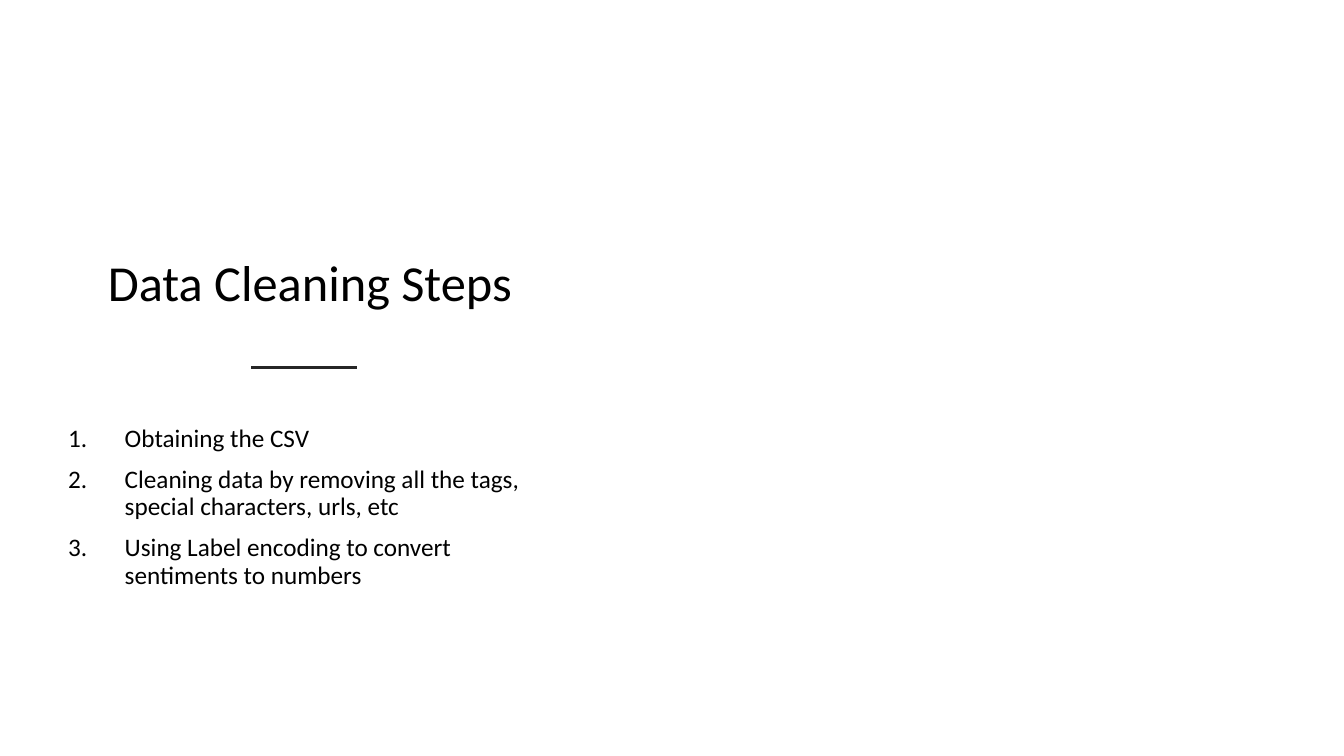
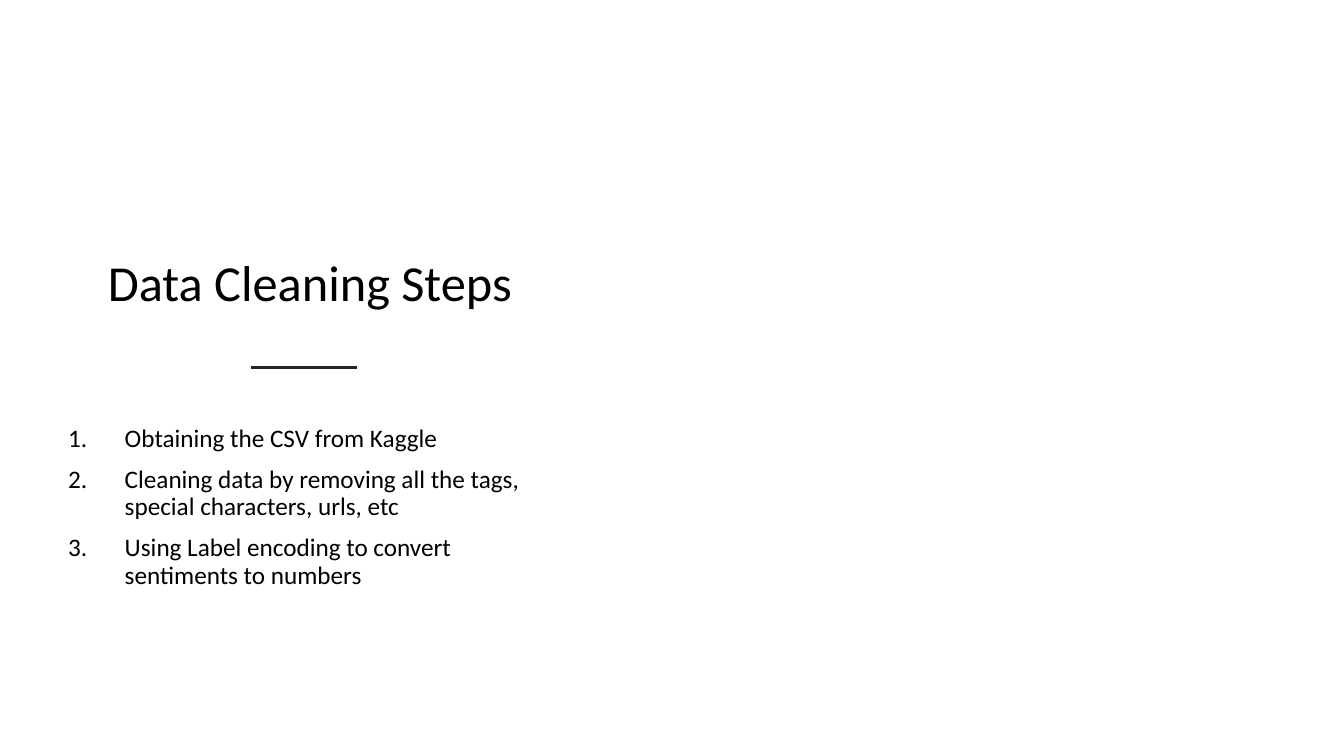
Before and after one commit to Atchub1/Project_3, a slide deck: slide 5 of CTA_Tweets_Sentiment_Analysis.pptx. Drawn at 1344x756 pixels with LibreOffice and Linux fonts; fonts in the diff are those of the drawing; background and template pictures are left out. Boxes give left, top, right and bottom in pixels: in the first picture for what was removed or moved away, otherwise in the second. Text is boxed around its words. In the diff, an @@ line names an element or a change of style, - is before the commit and + after.

Commit message:
final ppt

```diff
--- a/CTA_Tweets_Sentiment_Analysis.pptx
+++ b/CTA_Tweets_Sentiment_Analysis.pptx
@@ text at (125, 429, 437, 452): text changed @@
-1. Obtaining the CSV
+1. Obtaining the CSV from Kaggle
```
Also in this commit, not shown: 1 other slide changed.
